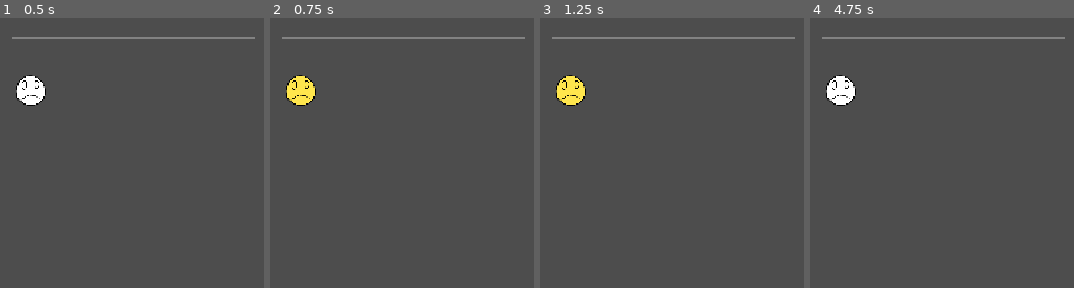
Above: before the commit, frames 1-4 (left to right).
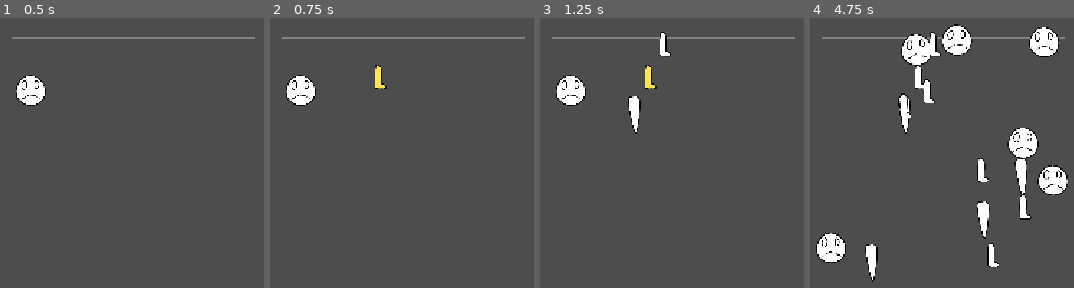
Above: after the commit, the same moments.

Repository: Schlutzkrapfen/Camara-Game
Game: Godot game, scene res://Levels/Creature/creatureTestingScene.tscn
Two runs of this game, one before a commit and one after it. Both use one fixed random seed, a clock stepped at 60 frames per second and the inputs below. This scene is started directly instead of the project's main scene.
Inputs (mouse positions are in pixels of both pictures, inside the frame that each line leads up to):
- Up to frame 1 (0.5 s): no input
- Up to frame 2 (0.75 s): tap Enter at 0.5 s; move the mouse to (outside the picture) at 0.52 s; tap Space at 0.6 s; click (outside the picture) at 0.67 s
- Up to frame 3 (1.25 s): tap Space at 0.77, 1.07 s
- Up to frame 4 (4.75 s): tap Space at 1.25, 1.52, 1.55, 1.82, 2.3, 3.02, 3.05, 3.32, 3.77, 3.8, 4.07, 4.35, 4.52 s; move the mouse to (852, 220) at 1.27 s; tap 1 (Belt) at 1.35 s; click (852, 220) at 1.42 s; move the mouse to (outside the picture) at 2.02 s; tap ' (Goo_maker) at 2.1 s; click (outside the picture) at 2.17 s; tap Enter at 2.75 s; move the mouse to (outside the picture) at 2.77 s; tap 2 (Splitter) at 2.85 s; click (outside the picture) at 2.92 s; move the mouse to (outside the picture) at 3.52 s; hold R (roration) 3.53-4.28 s; click (outside the picture) at 3.67 s; move the mouse to (outside the picture) at 4.27 s; click (outside the picture) at 4.42 s

Frame 1 is identical in both runs. In frame 2, 1.1% of the frame differs, in the area x 6-45%, y 17-33%; in frame 3, 1.8%; in frame 4, 11%, in the area x 2-98%, y 2-98%.

Commit message:
feat: simple animations

Diff:
--- a/Levels/Creature/head.tscn
+++ b/Levels/Creature/head.tscn
@@ -2,6 +2,7 @@
 
 [ext_resource type="PackedScene" uid="uid://c63dumv70rmjb" path="res://Levels/Creature/Creature.tscn" id="1_3vdm1"]
 [ext_resource type="Texture2D" uid="uid://bab0wx2ieefdt" path="res://assets/Sprites/ModularCharacter/Head/Head_NaturalRound.png" id="2_5377a"]
+[ext_resource type="Script" uid="uid://o2vmc3hwnjnl" path="res://script/ProceduralAnimation.gd" id="3_lvnpa"]
 [ext_resource type="Texture2D" uid="uid://2230ftck7foe" path="res://assets/Sprites/ModularCharacter/Eyes/Eyes_LargeOpen.png" id="3_xq6yg"]
 [ext_resource type="Texture2D" uid="uid://ym1142h52ph7" path="res://assets/Sprites/ModularCharacter/Mouth/Mouth_Worried.png" id="4_lvnpa"]
 [ext_resource type="Script" uid="uid://dq1c3eqgdtbie" path="res://script/ConnectionPoint.gd" id="5_xq6yg"]
@@ -10,6 +11,8 @@
 
 [node name="BodyPart" parent="." index="0" unique_id=685628172]
 texture = ExtResource("2_5377a")
+script = ExtResource("3_lvnpa")
+isBobbing = true
 
 [node name="Face" type="Node2D" parent="BodyPart" index="0" unique_id=1691534360]
 
--- a/Levels/Creature/leg.tscn
+++ b/Levels/Creature/leg.tscn
@@ -2,6 +2,7 @@
 
 [ext_resource type="PackedScene" uid="uid://c63dumv70rmjb" path="res://Levels/Creature/Creature.tscn" id="1_umqyt"]
 [ext_resource type="Texture2D" uid="uid://bam5vawnuy1fj" path="res://assets/Sprites/ModularCharacter/Legs/Leg_Simple.png" id="2_8jlq2"]
+[ext_resource type="Script" uid="uid://o2vmc3hwnjnl" path="res://script/ProceduralAnimation.gd" id="3_7a4f0"]
 [ext_resource type="Script" uid="uid://dq1c3eqgdtbie" path="res://script/ConnectionPoint.gd" id="3_8jlq2"]
 
 [node name="Leg" unique_id=351333405 instance=ExtResource("1_umqyt")]
@@ -9,6 +10,8 @@
 
 [node name="BodyPart" parent="." index="0" unique_id=685628172]
 texture = ExtResource("2_8jlq2")
+script = ExtResource("3_7a4f0")
+isRotating = true
 
 [node name="ConnectionPoint_1" type="Marker2D" parent="." index="1" unique_id=1485094818]
 position = Vector2(-15, -91)
--- a/Levels/Creature/torso.tscn
+++ b/Levels/Creature/torso.tscn
@@ -3,6 +3,7 @@
 [ext_resource type="PackedScene" uid="uid://c63dumv70rmjb" path="res://Levels/Creature/Creature.tscn" id="1_365tt"]
 [ext_resource type="Texture2D" uid="uid://c6vpl32cv0pnr" path="res://assets/Sprites/ModularCharacter/Torso/Torso_ThinTriangular.png" id="2_m63rl"]
 [ext_resource type="Script" uid="uid://dq1c3eqgdtbie" path="res://script/ConnectionPoint.gd" id="3_6f1hg"]
+[ext_resource type="Script" uid="uid://o2vmc3hwnjnl" path="res://script/ProceduralAnimation.gd" id="3_pg0v5"]
 
 [node name="Torso" unique_id=351333405 instance=ExtResource("1_365tt")]
 type = 1
@@ -10,6 +11,8 @@
 
 [node name="BodyPart" parent="." index="0" unique_id=685628172]
 texture = ExtResource("2_m63rl")
+script = ExtResource("3_pg0v5")
+isBreathing = true
 
 [node name="ConnectionPoint_1" type="Marker2D" parent="." index="1" unique_id=565967205]
 position = Vector2(15, -155)
--- /dev/null
+++ b/script/ProceduralAnimation.gd
@@ -0,0 +1,39 @@
+extends Sprite2D
+
+@export_group("Breathing")
+@export var isBreathing: bool = false
+@export var breathe_speed: float = 2.0
+@export var breathe_amount: float = 0.05 # 5% scale expansion
+
+@export_group("Bobbing")
+@export var isBobbing: bool = false
+@export var bob_speed: float = 3.0
+@export var bob_height: float = 8.0 # Pixel offset
+
+@export_group("Rotation")
+@export var isRotating: bool = false
+@export var rotation_speed: float = 1.5 # Radians per second
+
+var time: float = 0.0
+@onready var base_scale: Vector2 = scale
+@onready var base_y: float = position.y
+
+@onready var part := self.get_parent() as Creature
+
+func _process(delta: float) -> void:
+	if not part or not part.is_alive:
+		return
+	time += delta
+
+	# 1. Breathing (Scale)
+	if isBreathing:
+		var breathe_factor = sin(time * breathe_speed) * breathe_amount
+		scale = base_scale + Vector2(breathe_factor, breathe_factor)
+
+	# 2. Bobbing Up & Down (Oscillate Y position)
+	if isBobbing:
+		position.y = base_y + sin(time * bob_speed) * bob_height
+
+	# 3. Continuous 360° Rotation
+	if isRotating:
+		rotation += rotation_speed * delta
--- a/script/creature_testing.gd
+++ b/script/creature_testing.gd
@@ -24,12 +24,17 @@
 	if event is InputEventMouseButton \
 			and event.button_index == MOUSE_BUTTON_RIGHT \
 			and event.pressed:
-		SpawnParts()
+		OnRightClick(get_global_mouse_position())
 
 	if event is InputEventMouseButton \
 			and event.button_index == MOUSE_BUTTON_MIDDLE \
 			and event.pressed:
 		OnMiddleClick(get_global_mouse_position())
+	if event is InputEventKey \
+			and event.keycode == KEY_SPACE \
+			and event.pressed \
+			and not event.echo:
+		SpawnParts()
 
 
 func SpawnParts() -> void:
@@ -114,6 +119,13 @@
 	print("Swapped out %s for %s" % [target.name, new_part.name])
 	target.queue_free()
 
+func OnRightClick(mouse_pos: Vector2) -> void:
+	var target := _get_nearest_creature_any(mouse_pos)
+	if target == null:
+		return
+
+	target.is_alive = true
+	print("%s is now alive!" % target.name)
 
 func _get_nearest_part(pos: Vector2) -> Creature:
 	var best: Creature = null
Not shown, added: script/ProceduralAnimation.gd.uid
